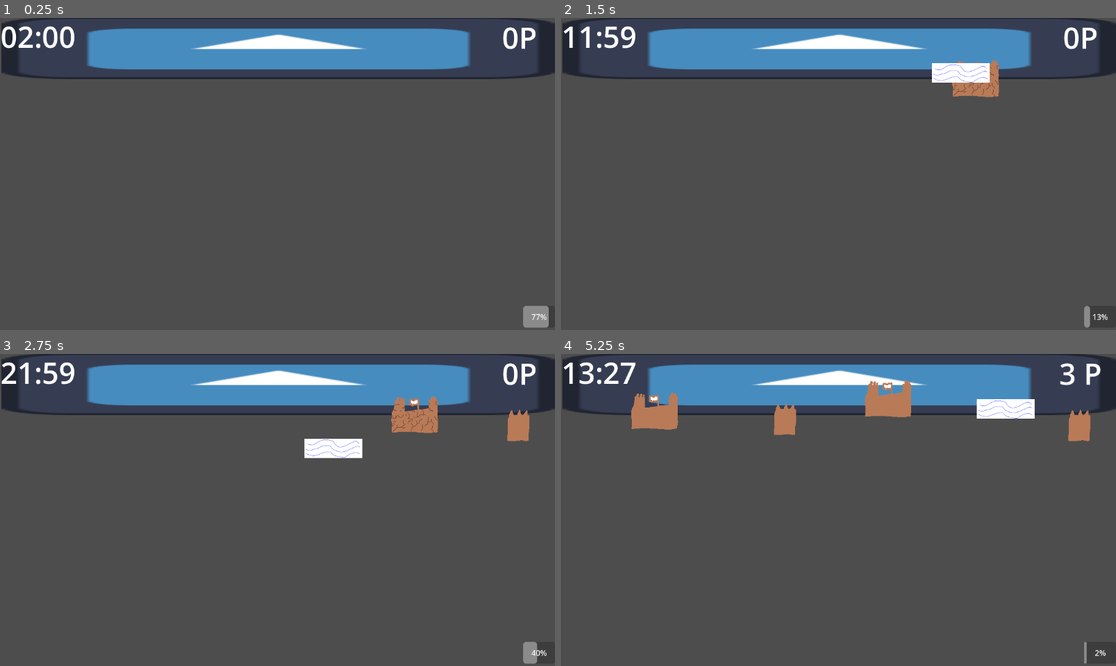
Above: before the commit, frames 1-4 (two rows, left to right).
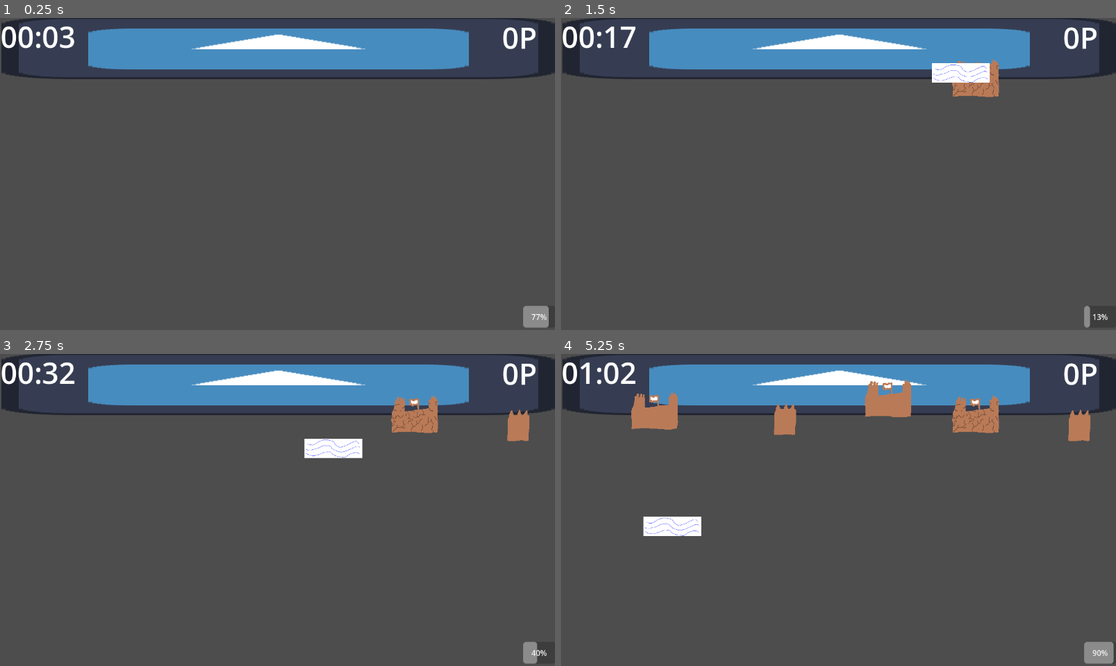
Above: after the commit, the same moments.

Repository: DerDelphin/WaveGameIdea
Game: Godot game, scene res://Scenes/world.tscn
The game is run twice, just before and just after one commit, with the same random seed, the same clock (stepped at 60 frames per second) and the same inputs. The engine's default icon, where the game draws it, is replaced by a stand-in: a white triangle on a blue panel in a dark square.
Inputs (mouse positions are in pixels of both pictures, inside the frame that each line leads up to):
- Up to frame 1 (0.25 s): no input
- Up to frame 2 (1.5 s): move the mouse to (960, 158) at 0.52 s; right-click (960, 158) at 0.6 s; move the mouse to (727, 189) at 1.27 s; right-click (727, 189) at 1.35 s
- Up to frame 3 (2.75 s): move the mouse to (333, 441) at 2.02 s; right-click (333, 441) at 2.1 s
- Up to frame 4 (5.25 s): move the mouse to (810, 572) at 2.77 s; right-click (810, 572) at 2.85 s; click (783, 528) at 3.5 s, where only the run before the commit has a clickable "WaveDelay-"; move the mouse to (1005, 556) at 4.27 s; right-click (1005, 556) at 4.35 s; move the mouse to (672, 463) at 5.02 s; right-click (672, 463) at 5.1 s

The runs differ from the first frame. In frame 1, 0.4% of the frame differs, in the area x 3-85%, y 2-17%; in frame 2, 0.7%; in frame 3, 0.6%; in frame 4, 3.2%, in the area x 0-100%, y 2-100%.

Commit message:
Added a point indicator

Diff:
--- /dev/null
+++ b/Scenes/destruction_point_indicator.tscn
@@ -0,0 +1,69 @@
+[gd_scene load_steps=6 format=3 uid="uid://dglhutagl6yjy"]
+
+[ext_resource type="Script" path="res://Scripts/destruction_point_indicator.gd" id="1_yr30m"]
+
+[sub_resource type="LabelSettings" id="LabelSettings_sxdt4"]
+font_size = 30
+
+[sub_resource type="Animation" id="Animation_w155f"]
+resource_name = "Number_move"
+tracks/0/type = "value"
+tracks/0/imported = false
+tracks/0/enabled = true
+tracks/0/path = NodePath(".:position")
+tracks/0/interp = 1
+tracks/0/loop_wrap = true
+tracks/0/keys = {
+"times": PackedFloat32Array(0, 1),
+"transitions": PackedFloat32Array(1, 1),
+"update": 0,
+"values": [Vector2(0, 0), Vector2(23.815, -54.97)]
+}
+
+[sub_resource type="Animation" id="Animation_paadn"]
+length = 0.001
+tracks/0/type = "value"
+tracks/0/imported = false
+tracks/0/enabled = true
+tracks/0/path = NodePath(".:position")
+tracks/0/interp = 1
+tracks/0/loop_wrap = true
+tracks/0/keys = {
+"times": PackedFloat32Array(0),
+"transitions": PackedFloat32Array(1),
+"update": 0,
+"values": [Vector2(0, 0)]
+}
+
+[sub_resource type="AnimationLibrary" id="AnimationLibrary_0hpgi"]
+_data = {
+"Number_move": SubResource("Animation_w155f"),
+"RESET": SubResource("Animation_paadn")
+}
+
+[node name="DestructionPointIndicator" type="Node2D"]
+script = ExtResource("1_yr30m")
+lerp_duration = 2.0
+target_color = Color(0.901961, 0.392157, 0.0313726, 0)
+
+[node name="Display" type="Label" parent="."]
+modulate = Color(0.901961, 0.392157, 0.0313726, 1)
+z_index = 1
+offset_left = -21.0
+offset_top = -49.0
+offset_right = 84.0
+offset_bottom = 47.0
+text = "0"
+label_settings = SubResource("LabelSettings_sxdt4")
+
+[node name="Timer" type="Timer" parent="."]
+wait_time = 2.0
+one_shot = true
+autostart = true
+
+[node name="AnimationPlayer" type="AnimationPlayer" parent="."]
+libraries = {
+"": SubResource("AnimationLibrary_0hpgi")
+}
+
+[connection signal="timeout" from="Timer" to="." method="_on_timer_timeout"]
--- a/Scripts/GLOBAL.gd
+++ b/Scripts/GLOBAL.gd
@@ -6,7 +6,7 @@
 ##the current dayTime
 var day_time: float = 0.0
 var dayCount: int = 1
-const DAY_DURATION := 3.0
+const DAY_DURATION := 120.0
 
 signal onPointsIncreased
 signal onDayEnded
--- /dev/null
+++ b/Scripts/destruction_point_indicator.gd
@@ -0,0 +1,27 @@
+extends Node2D
+
+@export var lerp_duration : float = 1  # Duration in seconds
+
+@onready var displayText: Label = $Display
+@onready var anim: AnimationPlayer = $AnimationPlayer
+
+var elapsed_time : float = 0.0
+var start_color : Color
+@export var target_color : Color  # Fully transparent
+
+# Called when the node enters the scene tree for the first time.
+func _ready() -> void:
+	start_color = displayText.modulate
+	#anim.play("Number_move")
+
+
+func _process(delta: float):
+	elapsed_time += delta
+	var lerp_factor = elapsed_time / lerp_duration
+
+	#lerp color
+	displayText.modulate = start_color.lerp(target_color, lerp_factor)
+
+
+func _on_timer_timeout() -> void:
+	queue_free()
--- a/Scripts/sand_object.gd
+++ b/Scripts/sand_object.gd
@@ -5,6 +5,7 @@
 @export_enum("Small", "Strong") var type = "Small"
 
 var damagedSprite : CompressedTexture2D = preload("res://Sprites/strong_sand_obj_damaged.png")
+var destructionIndicator = preload("res://Scenes/destruction_point_indicator.tscn")
 
 func TakeDamage(amount:int = 0) -> void:
 	# default (no amount provided)
@@ -15,6 +16,10 @@
 		hp -= amount
 	if(hp < 1):
 		addPoints(pointValue)
+		var instance = destructionIndicator.instantiate()
+		instance.global_position = self.global_position
+		instance.get_child(0).text = str(pointValue)
+		add_sibling(instance)
 		queue_free()
 	if(type == "Strong"):
 		$SandObject.texture = damagedSprite
--- a/project.godot
+++ b/project.godot
@@ -32,4 +32,5 @@
 
 [rendering]
 
+textures/canvas_textures/default_texture_filter=0
 renderer/rendering_method="mobile"
